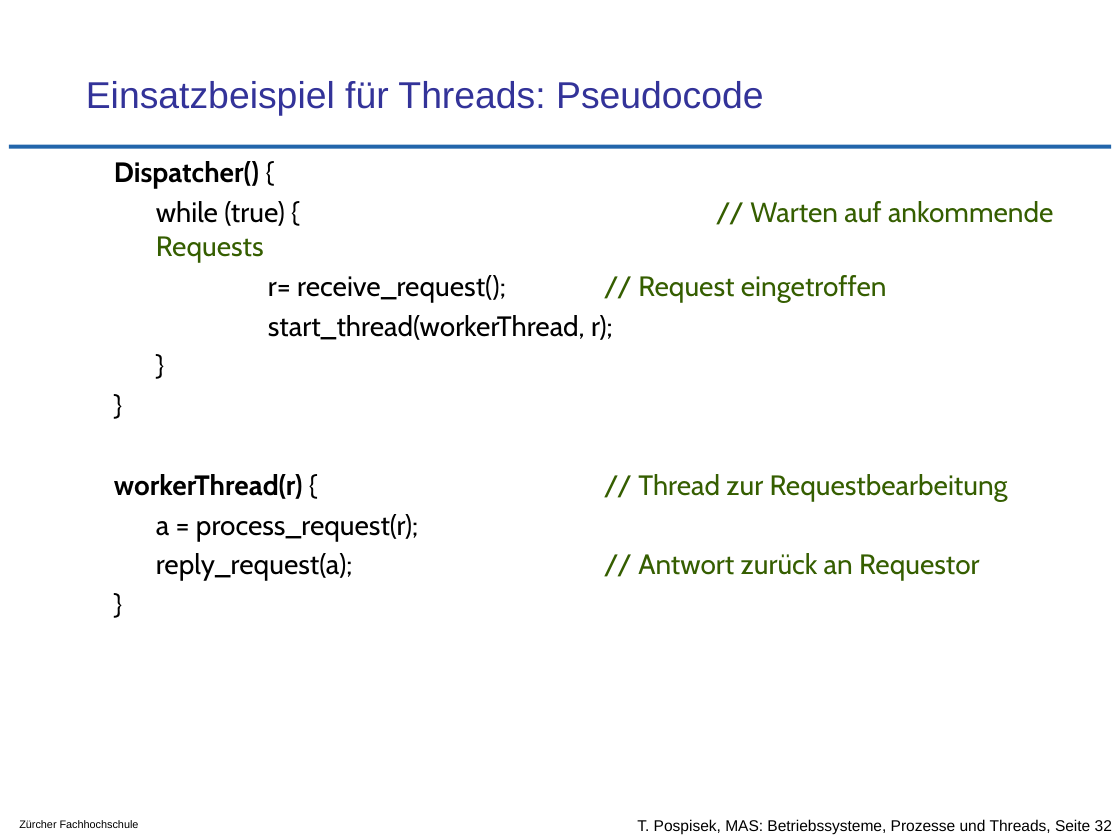
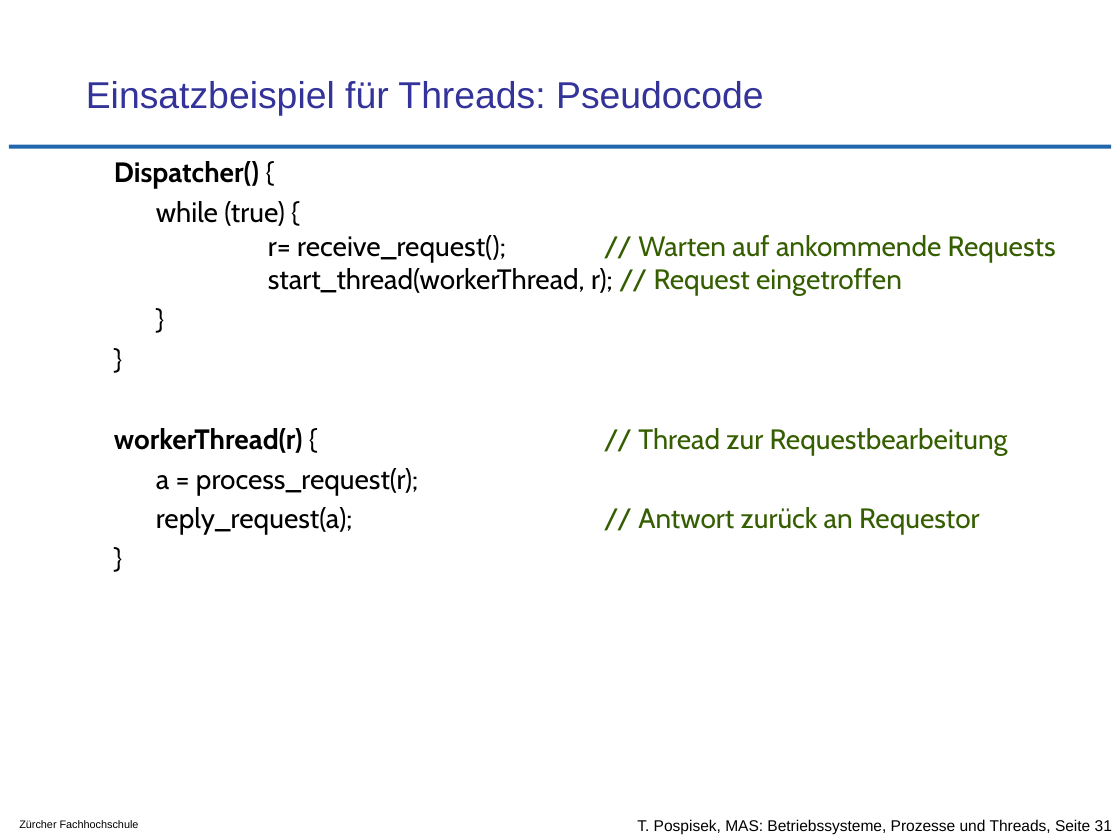
Before and after one commit to tpo/betriebssysteme, a slide deck: slide 31 of 05-2_Prozesse_und_Threads.odp (slide 32 before the commit). Drawn at 1120x840 pixels with LibreOffice and Linux fonts; fonts in the diff are those of the drawing; background and template pictures are left out. Boxes give left, top, right and bottom in pixels: in the first picture for what was removed or moved away, otherwise in the second. Text is boxed around its words. In the diff, an @@ line names an element or a change of style, - is before the commit and + after.

```diff
--- a/05-2_Prozesse_und_Threads.odp
+++ b/05-2_Prozesse_und_Threads.odp
@@ text at (x1=156, y1=201, x2=1056, y2=296): text changed @@
-while (true) { // Warten auf ankommende Requests
-r= receive_request(); // Request eingetroffen
-start_thread(workerThread, r);
+while (true) {
+r= receive_request(); // Warten auf ankommende Requests
+start_thread(workerThread, r); // Request eingetroffen
@@ text at (x1=637, y1=819, x2=1112, y2=834): text changed @@
-T. Pospisek, MAS: Betriebssysteme, Prozesse und Threads, Seite 32
+T. Pospisek, MAS: Betriebssysteme, Prozesse und Threads, Seite 31
```
Also in this commit, not shown: 7 other slides changed, 1 slide removed, 1 other file.
